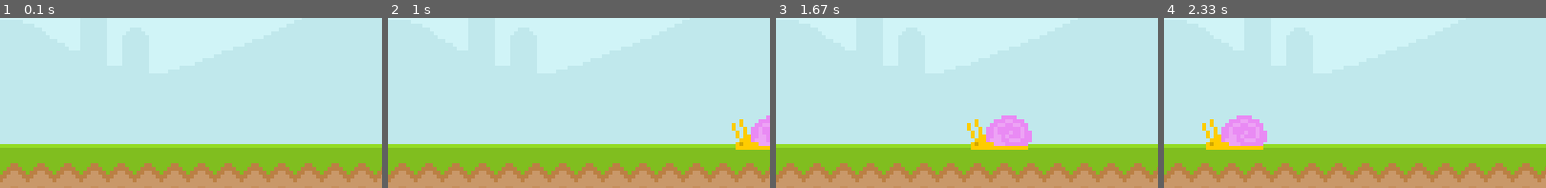
Above: before the commit, frames 1-4 (left to right).
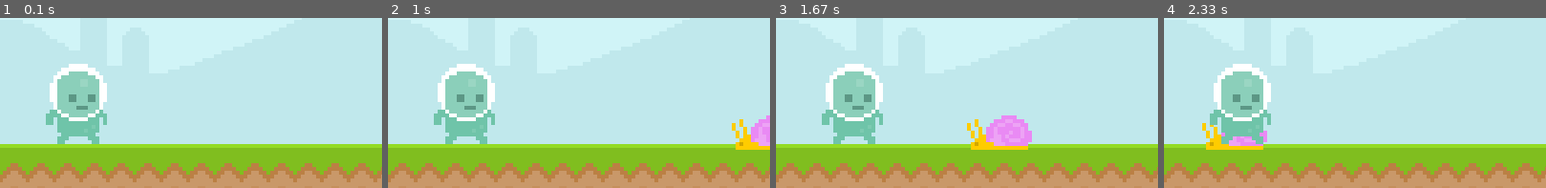
Above: after the commit, the same moments.

Repository: Adamwest023/Pygame-tutorial
Game: pygame game, started from pygame-tutorial.py
Same seed, same stepped clock (60 frames per second), same inputs: the game is played once before the commit and once after it.
Inputs:
- Up to frame 1 (0.1 s): no input
- Up to frame 2 (1 s): no input
- Up to frame 3 (1.67 s): no input
- Up to frame 4 (2.33 s): no input
The pictures show only the part of the screen within x 0-50%, y 35-85%; the shares and areas given below are measured in that part.

The runs differ from the first frame. In frame 1, 5.6% of the frame differs, in the area x 12-28%, y 26-75%; in frame 2, 5.6%; in frame 3, 5.6%; in frame 4, 5.6%.

Commit message:
started player creation

Diff:
--- a/pygame-tutorial.py
+++ b/pygame-tutorial.py
@@ -9,14 +9,17 @@
 clock = pygame.time.Clock()
 
 # create a surface
-sky_surface = pygame.image.load('graphics/Sky.png')
-ground_surface = pygame.image.load('graphics/ground.png')
+sky_surface = pygame.image.load('graphics/Sky.png').convert()
+ground_surface = pygame.image.load('graphics/ground.png').convert()
 # create text and surface for it
 text_surface = test_font.render('My game', False, 'Black')
+# create snail surface and movement
+snail_surface = pygame.image.load('graphics/snail/snail1.png').convert_alpha()
+snail_x_pos = 600
 
-# create snail surface and movement
-snail_surface = pygame.image.load('graphics/snail/snail1.png')
-snail_x_pos = 600
+# player surface and rectangle
+player_surface = pygame.image.load('graphics/Player/player_walk_1.png').convert_alpha()
+player_rect = player_surface.get_rect(midbottom = (80,300))
 
 while True:
     # event(for) loop
@@ -24,13 +27,15 @@
         if event.type == pygame.QUIT:
             pygame.quit()
             exit()
+
     screen.blit(sky_surface, (0, 0))
     screen.blit(ground_surface, (0, 300))
     screen.blit(text_surface, (300, 50))
     snail_x_pos -= 4
-    if(snail_x_pos <= -70):
+    if snail_x_pos <= -70:
         snail_x_pos = 850
     screen.blit(snail_surface, (snail_x_pos, 270))
+    screen.blit(player_surface, player_rect)
     # draw all out elements
     # update everything
     pygame.display.update()
